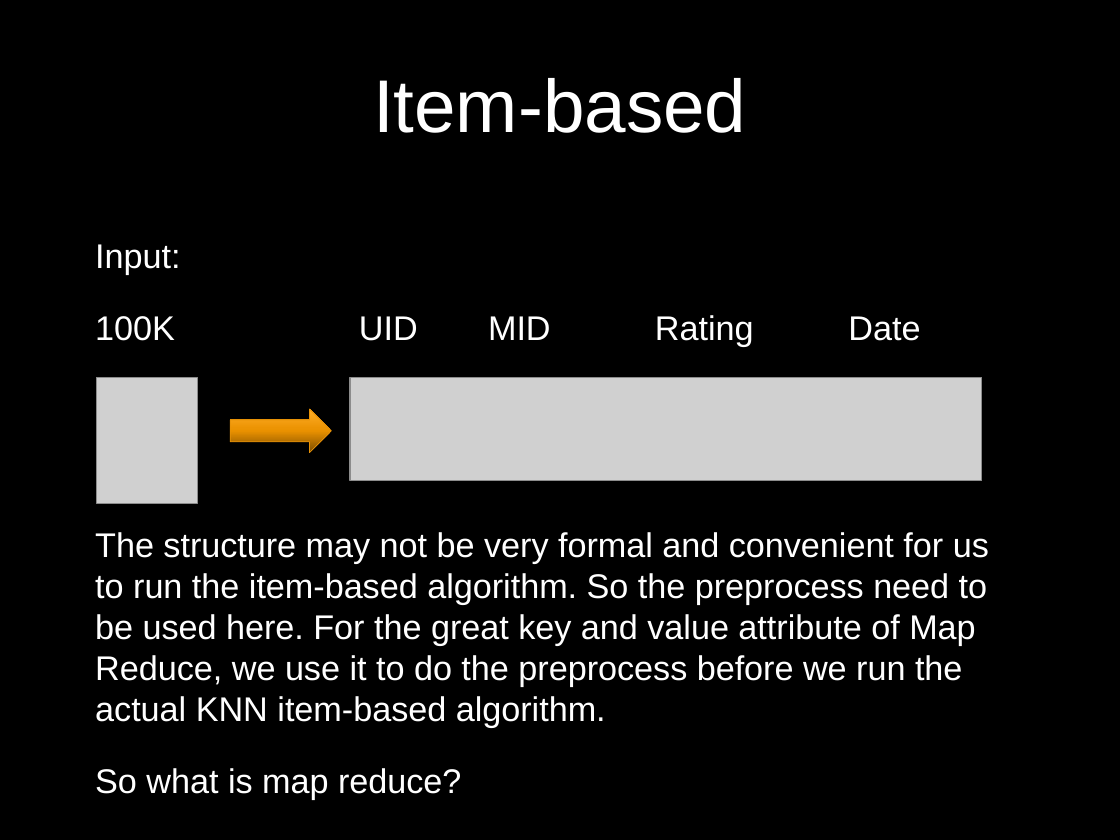
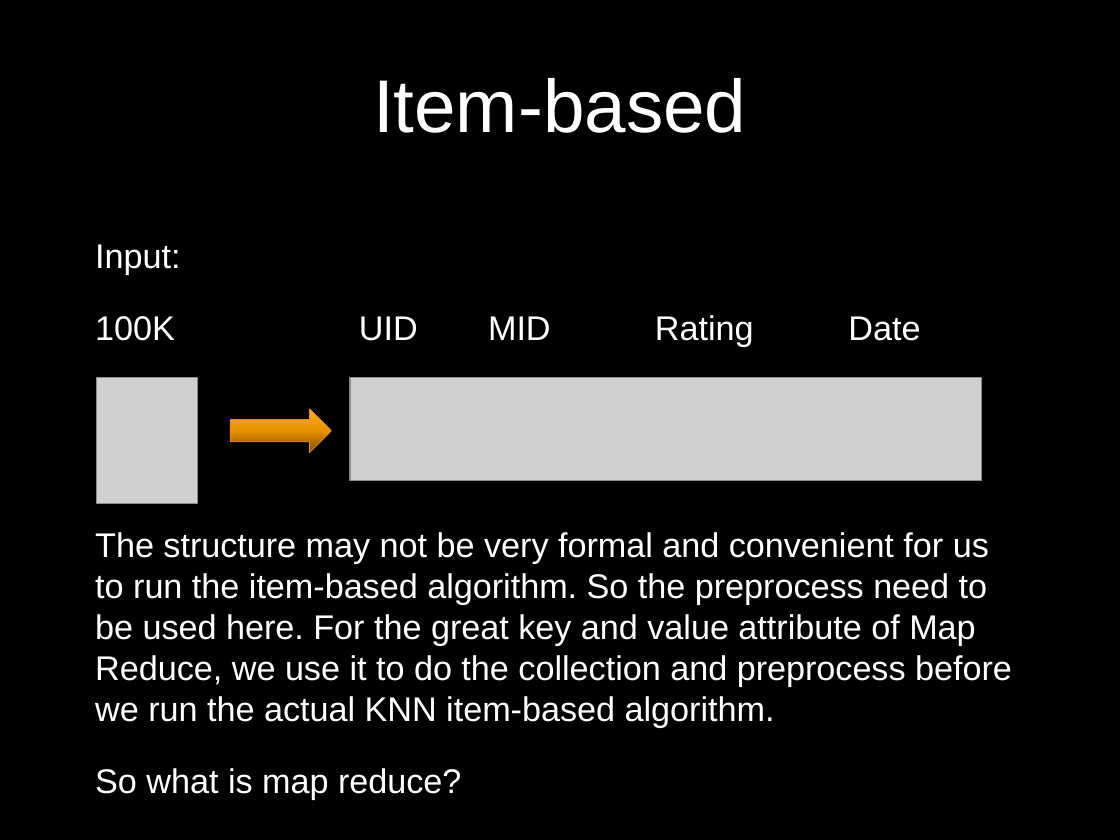
Before and after one commit to UCSBGauchos/MAE-data, a slide deck: slide 9 of Final Presentation.pptx. Drawn at 1120x840 pixels with LibreOffice and Linux fonts; fonts in the diff are those of the drawing; grey boxes stand for pictures; background and template pictures are left out. Boxes give left, top, right and bottom in pixels: in the first picture for what was removed or moved away, otherwise in the second. Text is boxed around its words. In the diff, an @@ line names an element or a change of style, - is before the commit and + after.

```diff
--- a/Final Presentation.pptx
+++ b/Final Presentation.pptx
@@ text at [95, 532, 1012, 728]: text changed @@
-The structure may not be very formal and convenient for us to run the item-based algorithm. So the preprocess need to be used here. For the great key and value attribute of Map Reduce, we use it to do the preprocess before we run the actual KNN item-based algorithm.
+The structure may not be very formal and convenient for us to run the item-based algorithm. So the preprocess need to be used here. For the great key and value attribute of Map Reduce, we use it to do the collection and preprocess before we run the actual KNN item-based algorithm.
```
Also in this commit, not shown: 2 other slides changed, 5 slides added.
